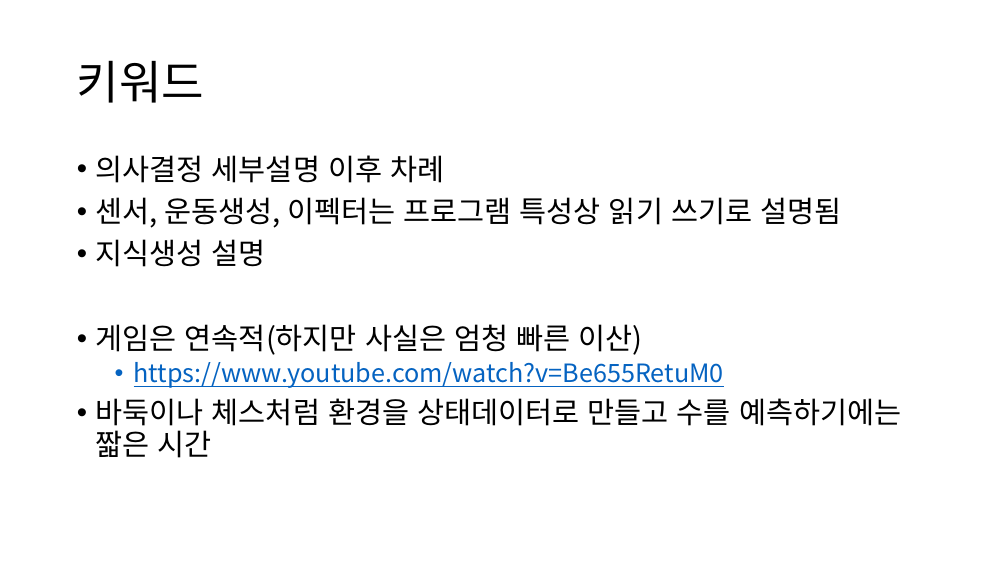
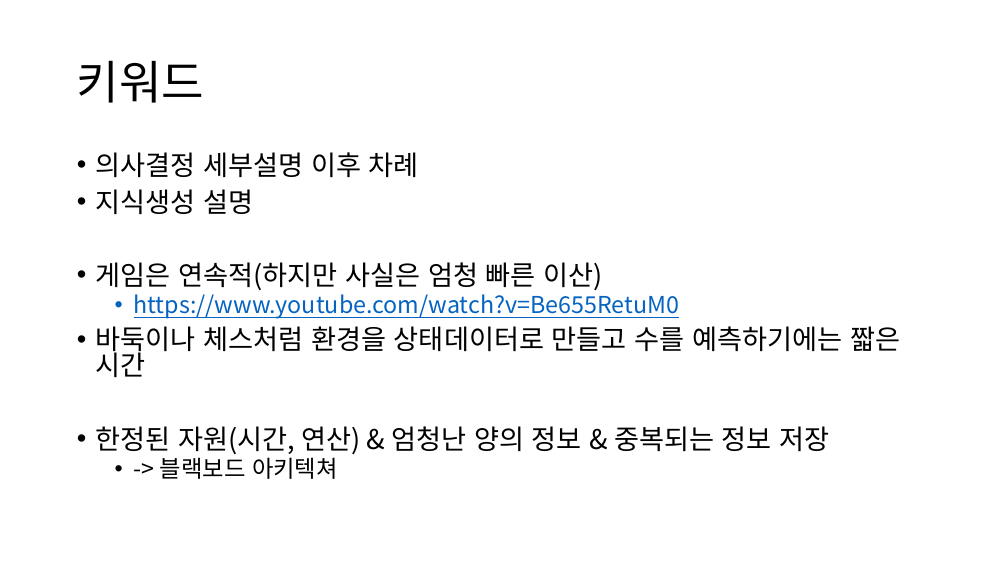
Before and after one commit to Niiok/inha_2021, a slide deck: slide 6 of Saturday/Oct30.pptx (slide 2 before the commit). Drawn at 1008x567 pixels with LibreOffice and Linux fonts; fonts in the diff are those of the drawing. Boxes give left, top, right and bottom in pixels: in the first picture for what was removed or moved away, otherwise in the second. Text is boxed around its words. In the diff, an @@ line names an element or a change of style, - is before the commit and + after.

```diff
--- a/Saturday/Oct30.pptx
+++ b/Saturday/Oct30.pptx
@@ text at [96,152,900,377]: size 28 to 25.9 pt in "의사결정 세부설명 이후 차례", "지식생성 설명", "게임은 연속적(하지만 사실은 엄청 빠른 이산)", "바둑이나 체스처럼 환경을 상태데이터로 만들고 수를 예측하기에는 ..."; size 24 to 22.2 pt in "https://www.youtube.com/watch?v=Be655RetuM0"; line spacing 0.9 to 0.8 @@
@@ text at [96,197,841,228]: paragraph removed @@
-• 센서, 운동생성, 이펙터는 프로그램 특성상 읽기 쓰기로 설명됨
@@ text at [96,426,830,479]: paragraphs added @@
+• 한정된 자원(시간, 연산) & 엄청난 양의 정보 & 중복되는 정보 저장
+  • -> 블랙보드 아키텍쳐
```
Also in this commit, not shown: 1 other slide changed, 4 slides added.
